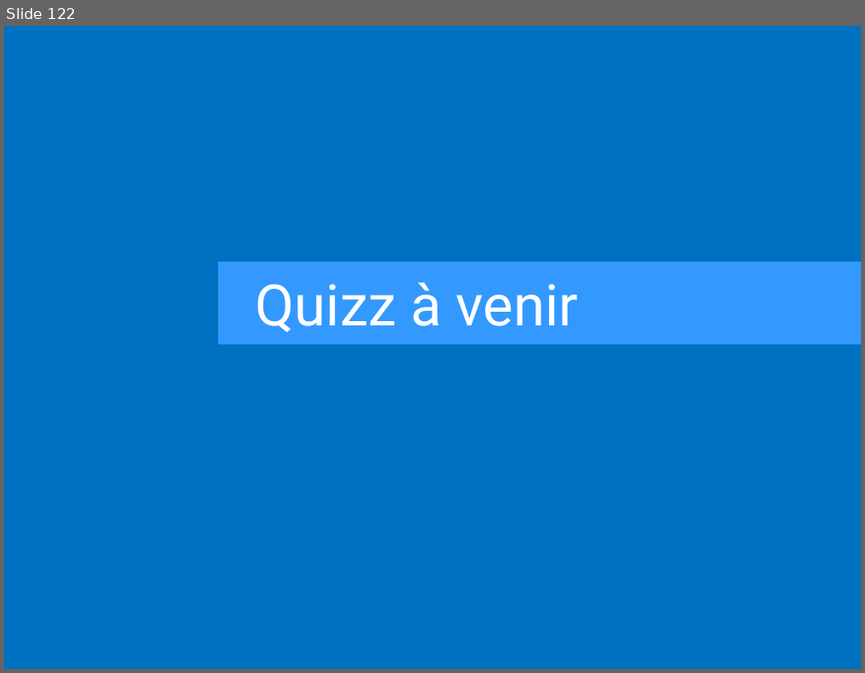
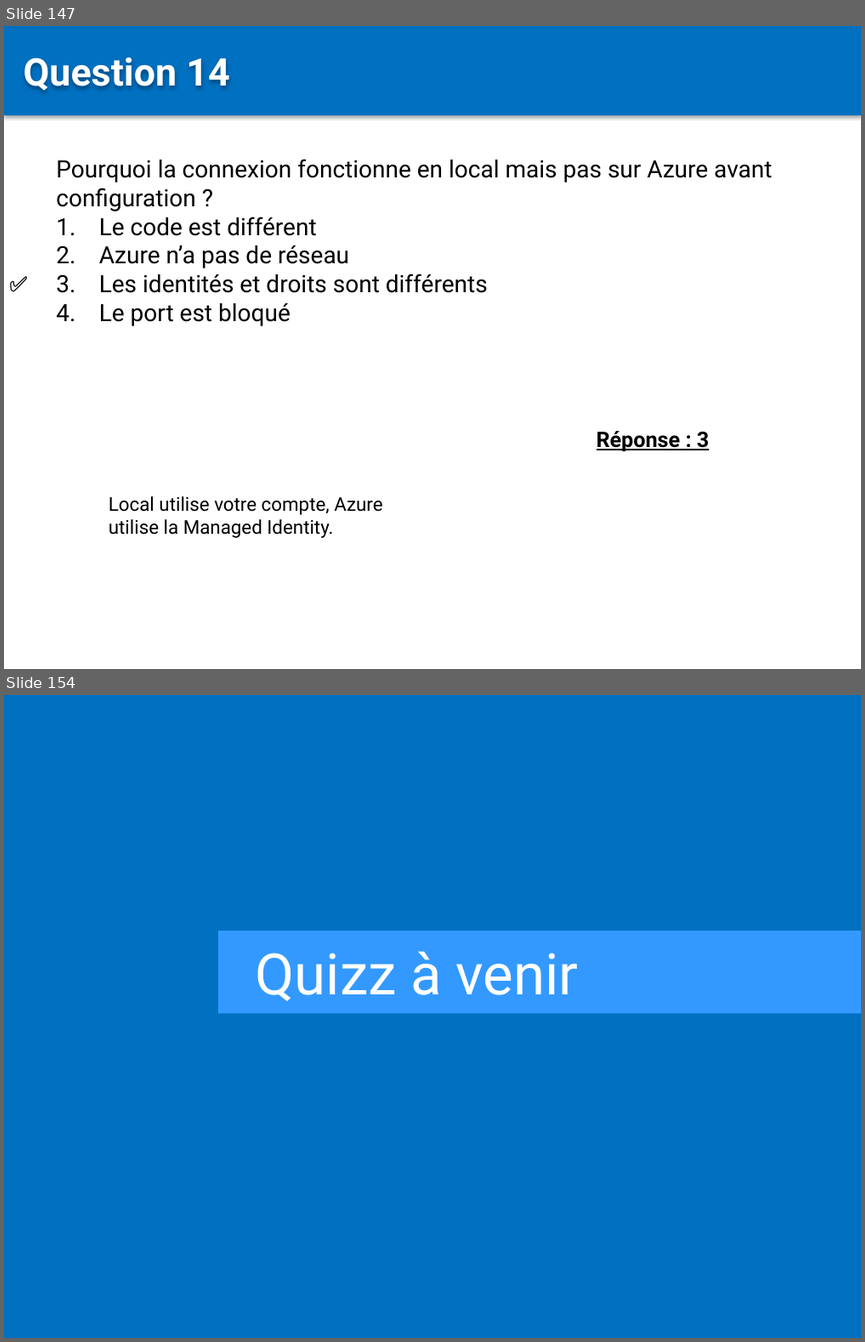
Before and after one commit to Sybaris-Classroom/az-204, a slide deck: Quiz/Quiz.pptx. Shown one above the other, each under a label of ours: slide 122 before the commit, slides 147 and 154 after it; the slides between them are not shown. The pictures are 865x673 and 865x1342 pixels, drawn with LibreOffice and Linux fonts; fonts in the diff are those of the drawing. Boxes give left, top, right and bottom in pixels: in the first picture for what was removed or moved away, otherwise in the second. Text is boxed around its words. In the diff, an @@ line names an element or a change of style, - is before the commit and + after.

```diff
--- a/Quiz/Quiz.pptx
+++ b/Quiz/Quiz.pptx
@@ slide 147 added at (4, 26, 861, 669), background #FFFFFF @@
@@ rectangle added at (4, 26, 861, 115), fill #0070C0 @@
@@ text added at (24, 57, 229, 91), 32 pt, text #FFFFFF, bold @@
+Question 14
@@ text added at (56, 159, 772, 326), 20 pt, text #000000 @@
+Pourquoi la connexion fonctionne en local mais pas sur Azure avant configuration ?
+1. Le code est différent
+2. Azure n’a pas de réseau
+3. Les identités et droits sont différents
+4. Le port est bloqué
@@ text added at (4, 267, 52, 301), 18 pt, text #000000, bold @@
+✅
@@ text added at (596, 431, 709, 451), 18 pt, text #000000, bold, underline @@
+Réponse : 3
@@ text added at (109, 496, 382, 538), 16 pt, text #000000 @@
+Local utilise votre compte, Azure utilise la Managed Identity.
@@ what was slide 122 is now slide 154 @@
```
Also in this commit, not shown: 1 slide changed, 32 other slides added, 57 other files.
